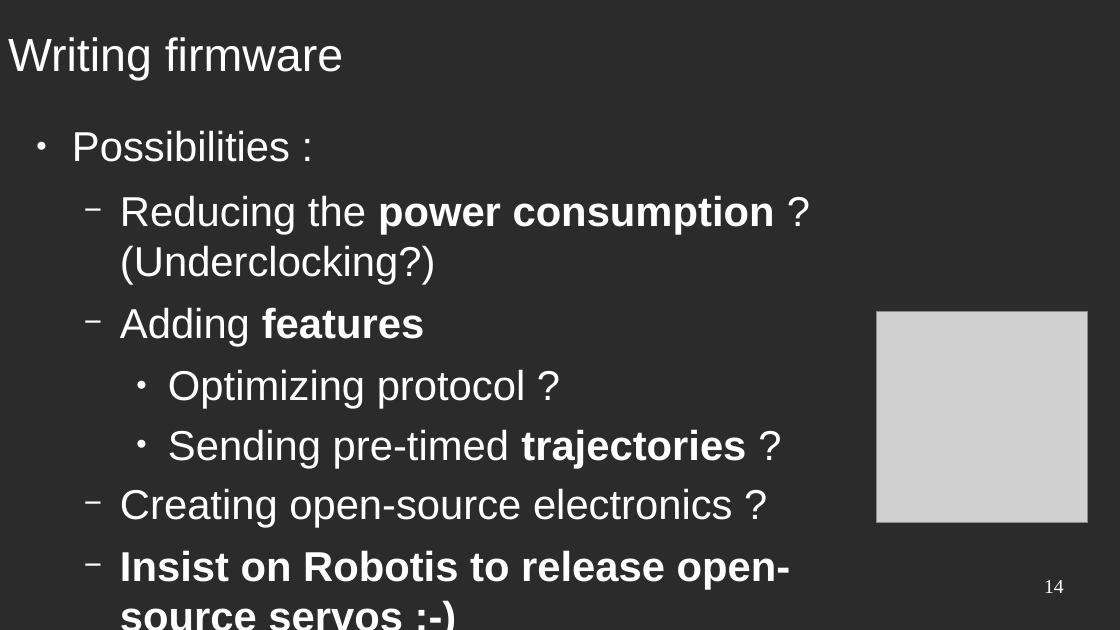
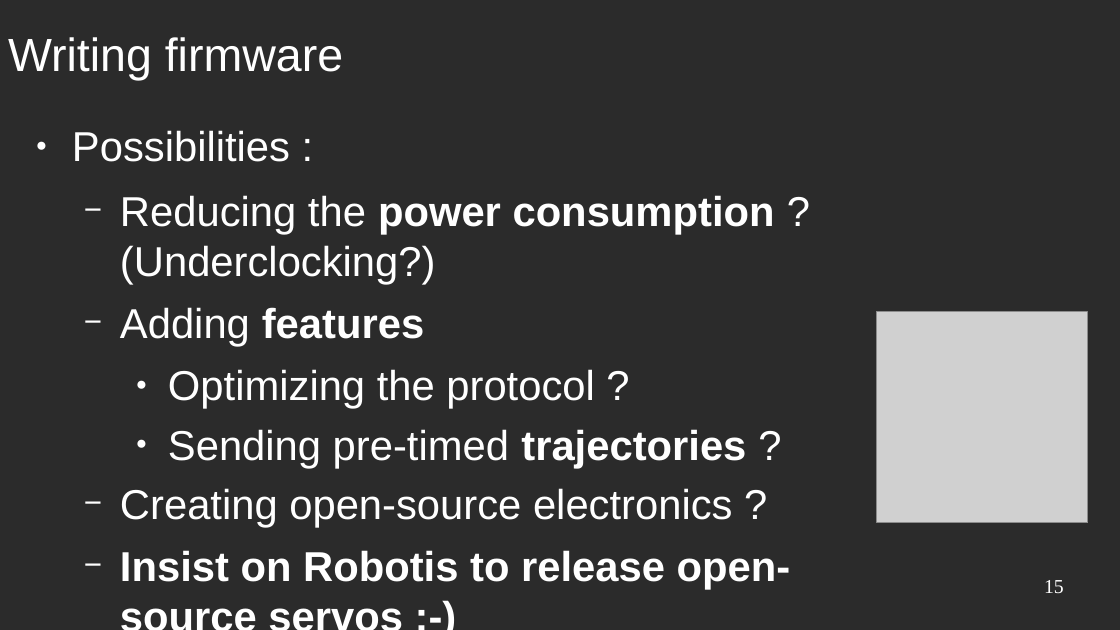
Before and after one commit to RhobanProject/Dynaban, a slide deck: slide 15 of docs/presentation.odp (slide 14 before the commit). Drawn at 1120x630 pixels with LibreOffice and Linux fonts; fonts in the diff are those of the drawing; grey boxes stand for pictures; background and template pictures are left out; a plain dark background stands for a picture behind light text. Boxes give left, top, right and bottom in pixels: in the first picture for what was removed or moved away, otherwise in the second. Text is boxed around its words. In the diff, an @@ line names an element or a change of style, - is before the commit and + after.

```diff
--- a/docs/presentation.odp
+++ b/docs/presentation.odp
@@ text at (x1=168, y1=369, x2=594, y2=409): text changed @@
-    ● Optimizing protocol ?
+    ● Optimizing the protocol ?
@@ page number at (x1=1044, y1=580, x2=1064, y2=593): text changed @@
-14
+15
```
Also in this commit, not shown: 4 other slides changed, 2 slides added, 1 slide removed, 5 other files.
